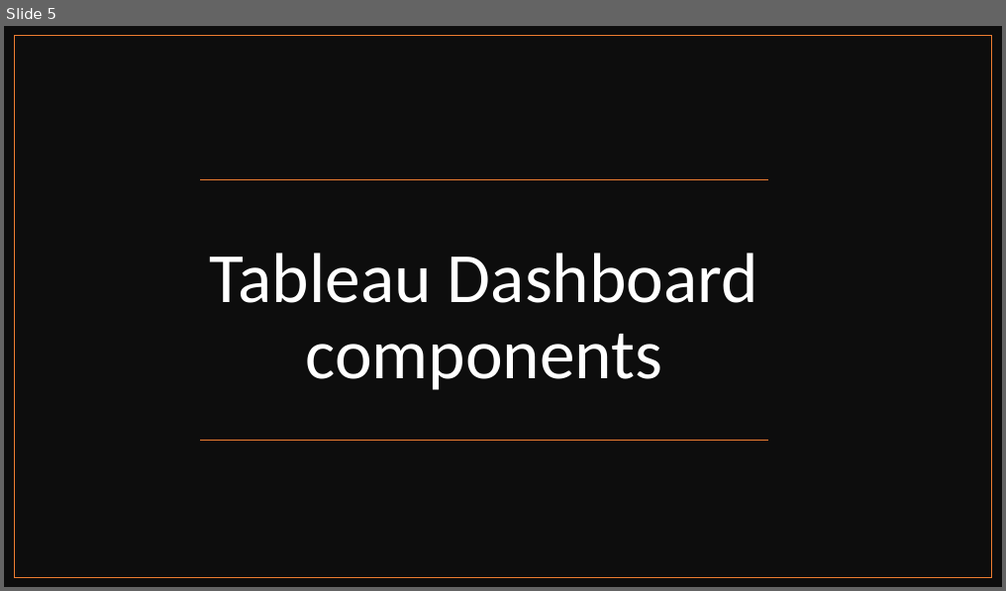
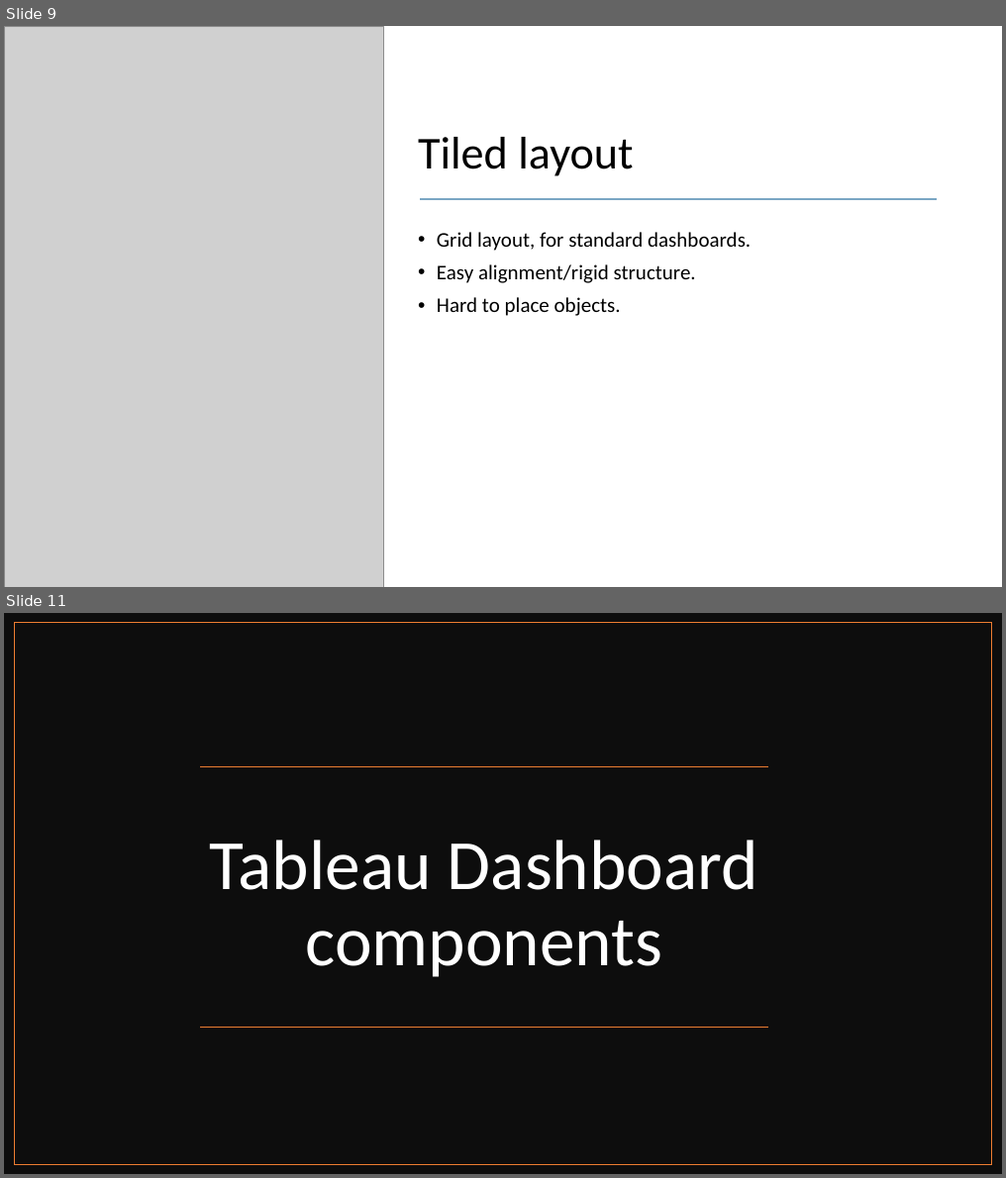
Before and after one commit to akchaudhary57/Job-Ready-Data-Analyst-Course-in-90-Days, a slide deck: Tableau for Visualization/PPT/Interactive Tableau Dashboard.pptx. Shown one above the other, each under a label of ours: slide 5 before the commit, slides 9 and 11 after it; the slides between them are not shown. The pictures are 1006x591 and 1006x1178 pixels, drawn with LibreOffice and Linux fonts; fonts in the diff are those of the drawing; grey boxes stand for pictures. Boxes give left, top, right and bottom in pixels: in the first picture for what was removed or moved away, otherwise in the second. Text is boxed around its words. In the diff, an @@ line names an element or a change of style, - is before the commit and + after.

```diff
--- a/Tableau for Visualization/PPT/Interactive Tableau Dashboard.pptx
+++ b/Tableau for Visualization/PPT/Interactive Tableau Dashboard.pptx
@@ slide 9 added at bbox=[4, 26, 1002, 587], background #FFFFFF @@
@@ picture added at bbox=[4, 26, 383, 587] @@
@@ title added at bbox=[418, 137, 633, 176], 44 pt, text #000000 @@
+Tiled layout
@@ line added from (420, 199) to (937, 199), #7AA6C4 1.5 pt @@
@@ text added at bbox=[437, 232, 750, 316], 20 pt, text #000000 @@
+• Grid layout, for standard dashboards.
+• Easy alignment/rigid structure.
+• Hard to place objects.
@@ what was slide 5 is now slide 11 @@
```
Also in this commit, not shown: 1 slide changed, 6 other slides added, 1 slide removed, 1 other file.
